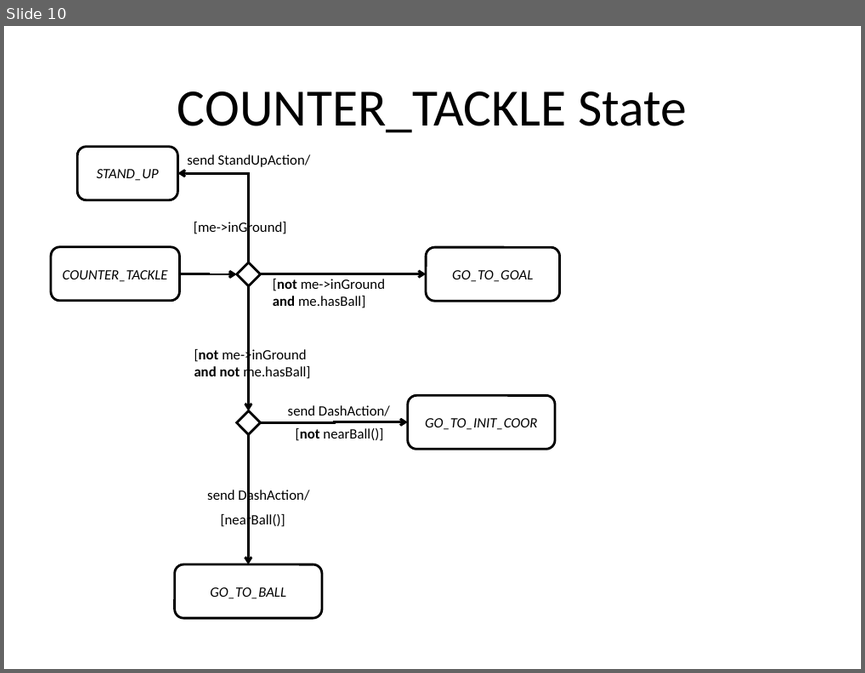
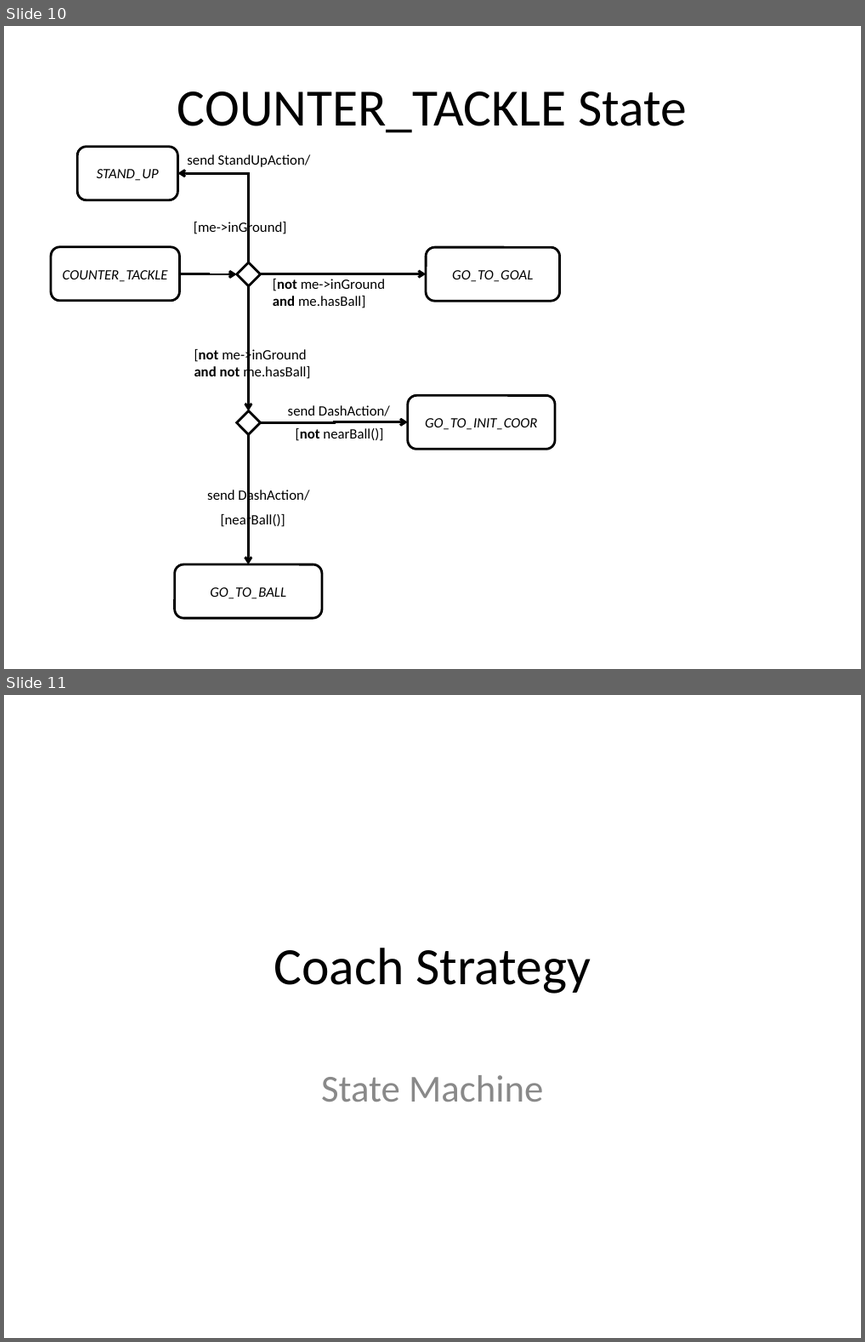
Before and after one commit to krishprince/rollerslam, a slide deck: docs/AgentActionsPerceptions/PlayerStrategyStateMachine.ppt. Shown one above the other, each under a label of ours: slide 10 before the commit, slides 10 and 11 after it. The pictures are 865x673 and 865x1342 pixels, drawn with LibreOffice and Linux fonts; fonts in the diff are those of the drawing. Boxes give left, top, right and bottom in pixels: in the first picture for what was removed or moved away, otherwise in the second. Text is boxed around its words. In the diff, an @@ line names an element or a change of style, - is before the commit and + after.

Commit message:
Include coach strategy.

```diff
--- a/docs/AgentActionsPerceptions/PlayerStrategyStateMachine.ppt
+++ b/docs/AgentActionsPerceptions/PlayerStrategyStateMachine.ppt
@@ slide 11 added at (4, 695, 861, 1338), background #FFFFFF @@
@@ title added at (273, 947, 590, 993), 44 pt, text #000000 @@
+Coach Strategy
@@ subtitle added at (321, 1075, 543, 1101), 32 pt, text #898989 @@
+State Machine
```
Also in this commit, not shown: 1 other slide added.
